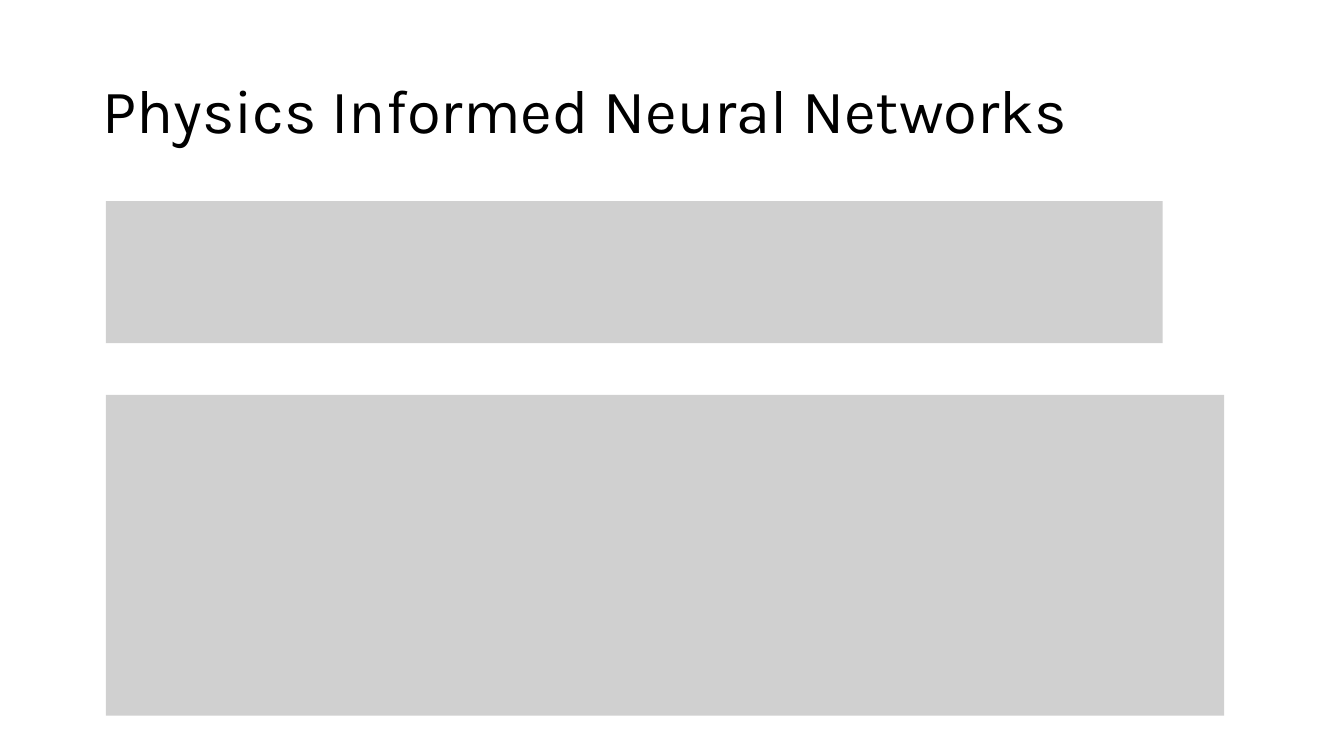
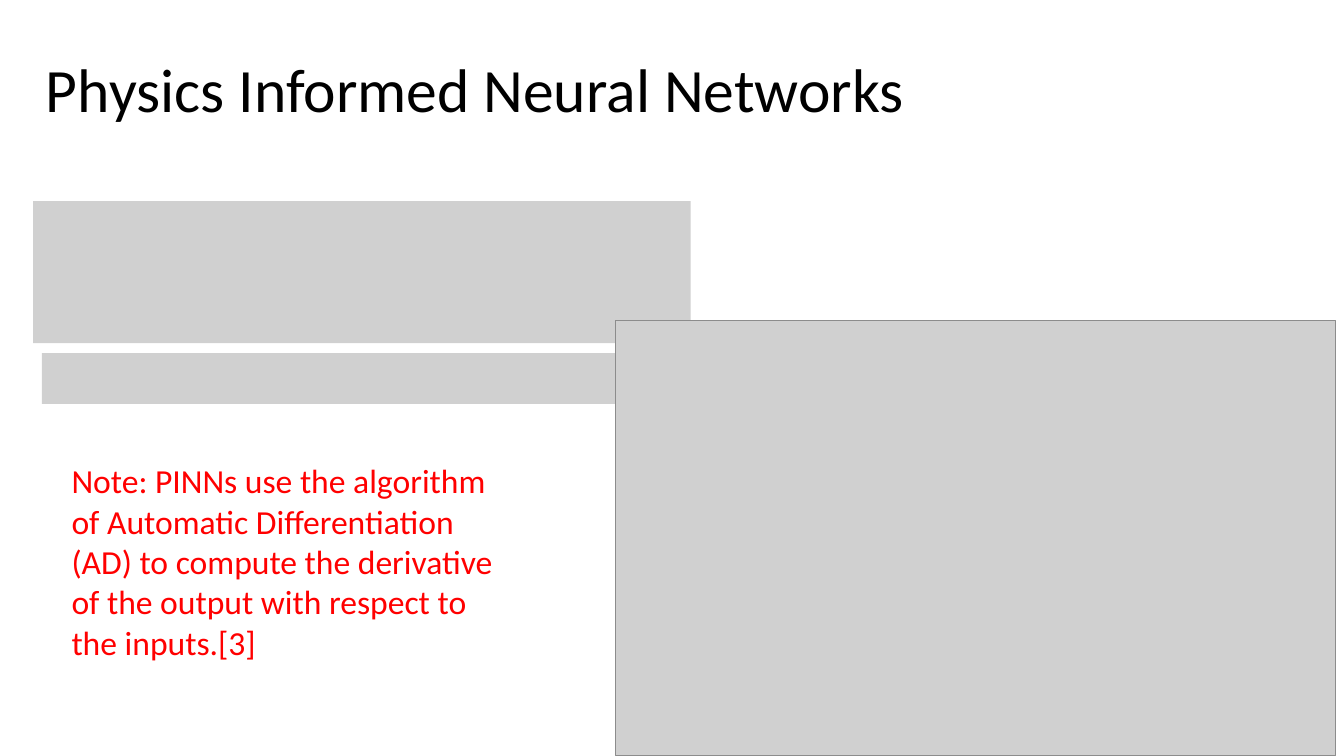
Before and after one commit to HashimAlSadah/MX-Project, a slide deck: slide 5 of ppt/Deep Learning Methods for Solving PDEs - MX CA Project.pptx. Drawn at 1344x756 pixels with LibreOffice and Linux fonts; fonts in the diff are those of the drawing; grey boxes stand for pictures. Boxes give left, top, right and bottom in pixels: in the first picture for what was removed or moved away, otherwise in the second. Text is boxed around its words. In the diff, an @@ line names an element or a change of style, - is before the commit and + after.

```diff
--- a/ppt/Deep Learning Methods for Solving PDEs - MX CA Project.pptx
+++ b/ppt/Deep Learning Methods for Solving PDEs - MX CA Project.pptx
@@ title "Physics Informed Neural Networks": place and size @@
-title "Physics Informed Neural Networks" at bbox=[102, 90, 1066, 148]
+title "Physics Informed Neural Networks" at bbox=[46, 69, 904, 122]
@@ title "Physics Informed Neural Networks" at bbox=[46, 69, 904, 122]: font Karla to Calibri @@
@@ picture: place and size @@
-picture at bbox=[106, 202, 1163, 344]
+picture at bbox=[33, 202, 691, 344]
@@ picture added at bbox=[616, 321, 1337, 756] @@
@@ picture added at bbox=[42, 353, 683, 403] @@
@@ picture removed at bbox=[106, 395, 1224, 716] @@
@@ text added at bbox=[72, 469, 492, 661], 24 pt, text #FF0000 @@
+Note: PINNs use the algorithm of Automatic Differentiation (AD) to compute the derivative of the output with respect to the inputs.[3]
```
Also in this commit, not shown: 5 other slides changed, 6 slides added, 3 slides removed.
